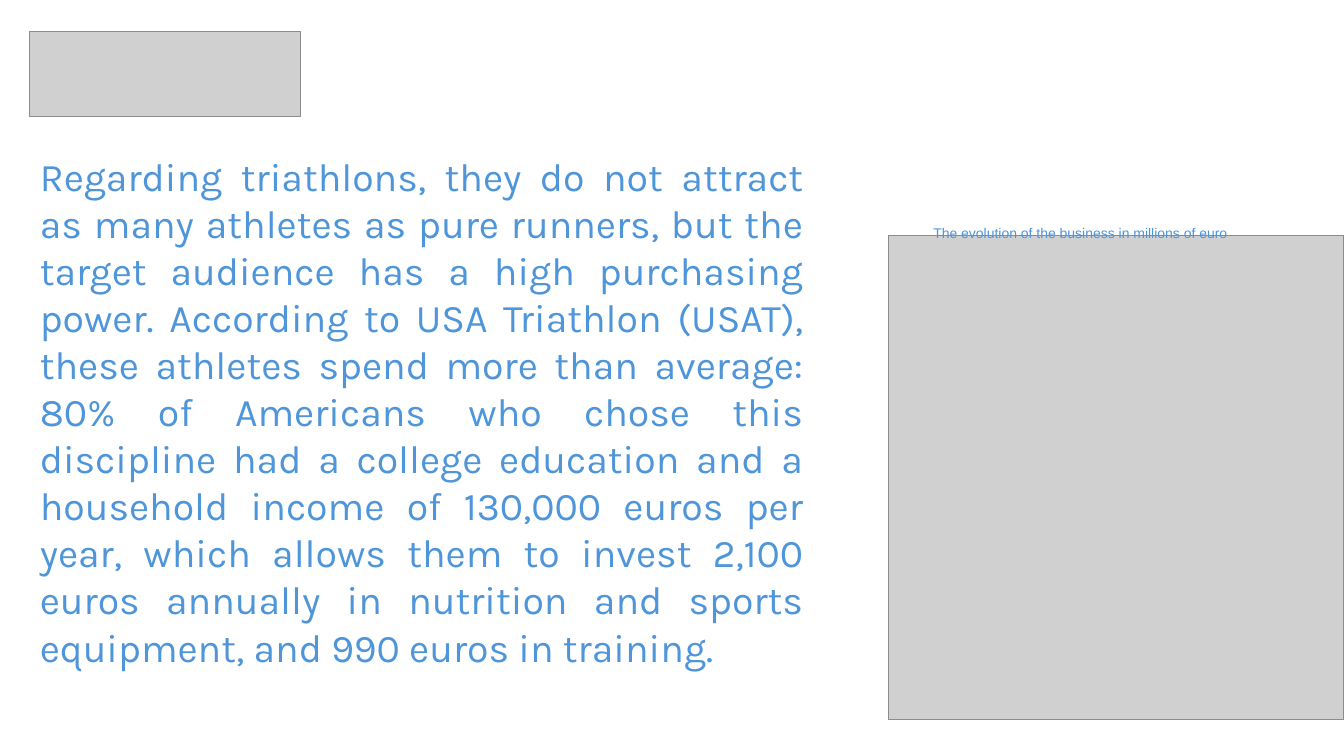
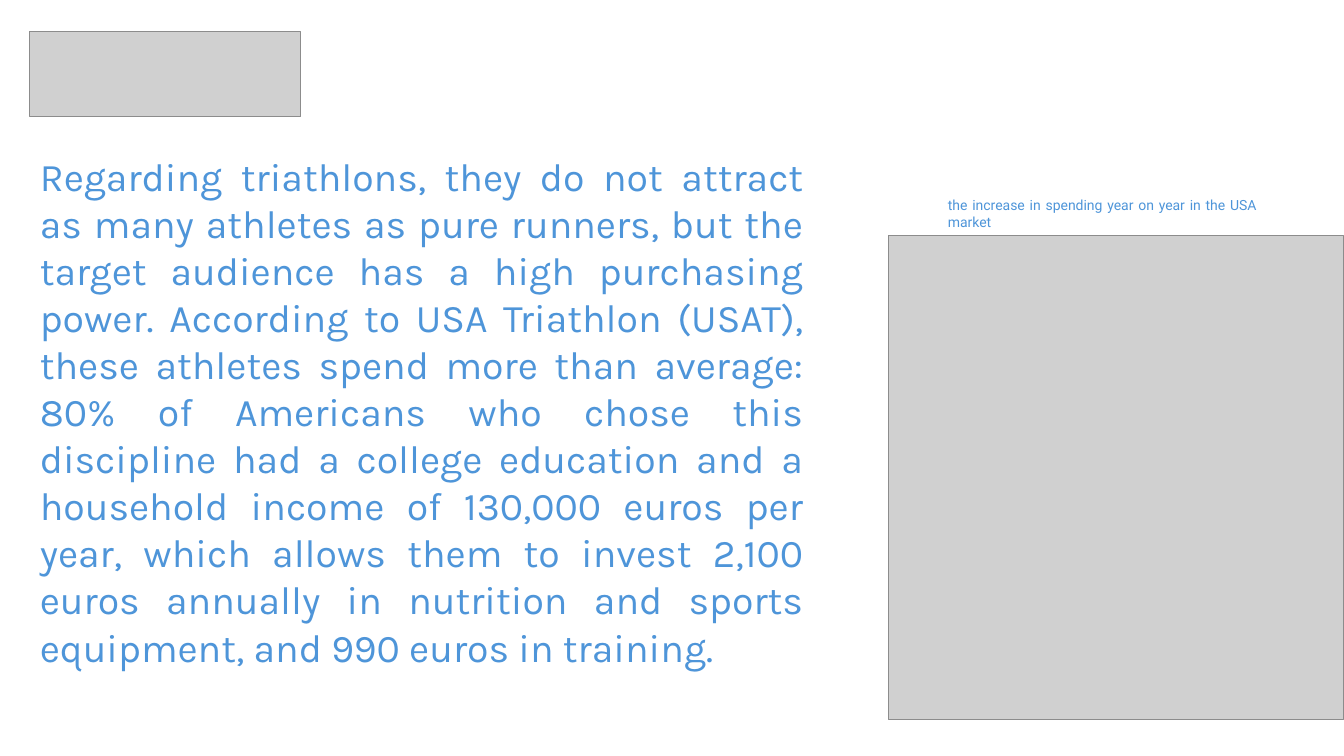
Before and after one commit to alvaropuertas76/insurancedoc, a slide deck: slide 3 of Presentation Sport Product Insurance.pptx. Drawn at 1344x756 pixels with LibreOffice and Linux fonts; fonts in the diff are those of the drawing; grey boxes stand for pictures. Boxes give left, top, right and bottom in pixels: in the first picture for what was removed or moved away, otherwise in the second. Text is boxed around its words. In the diff, an @@ line names an element or a change of style, - is before the commit and + after.

Commit message:
changes

```diff
--- a/Presentation Sport Product Insurance.pptx
+++ b/Presentation Sport Product Insurance.pptx
@@ text at [948,199,1256,227]: text changed; font Arial to Roboto @@
-The evolution of the business in millions of euro
+the increase in spending year on year in the USA market
```
